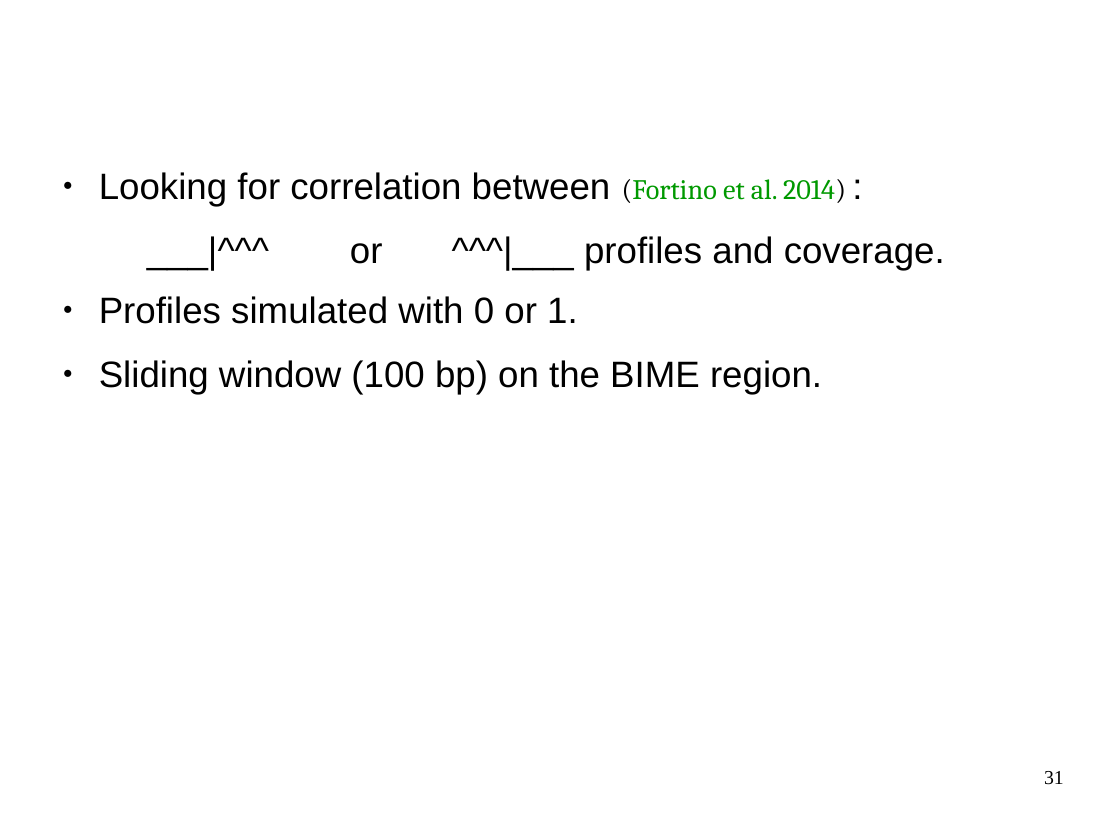
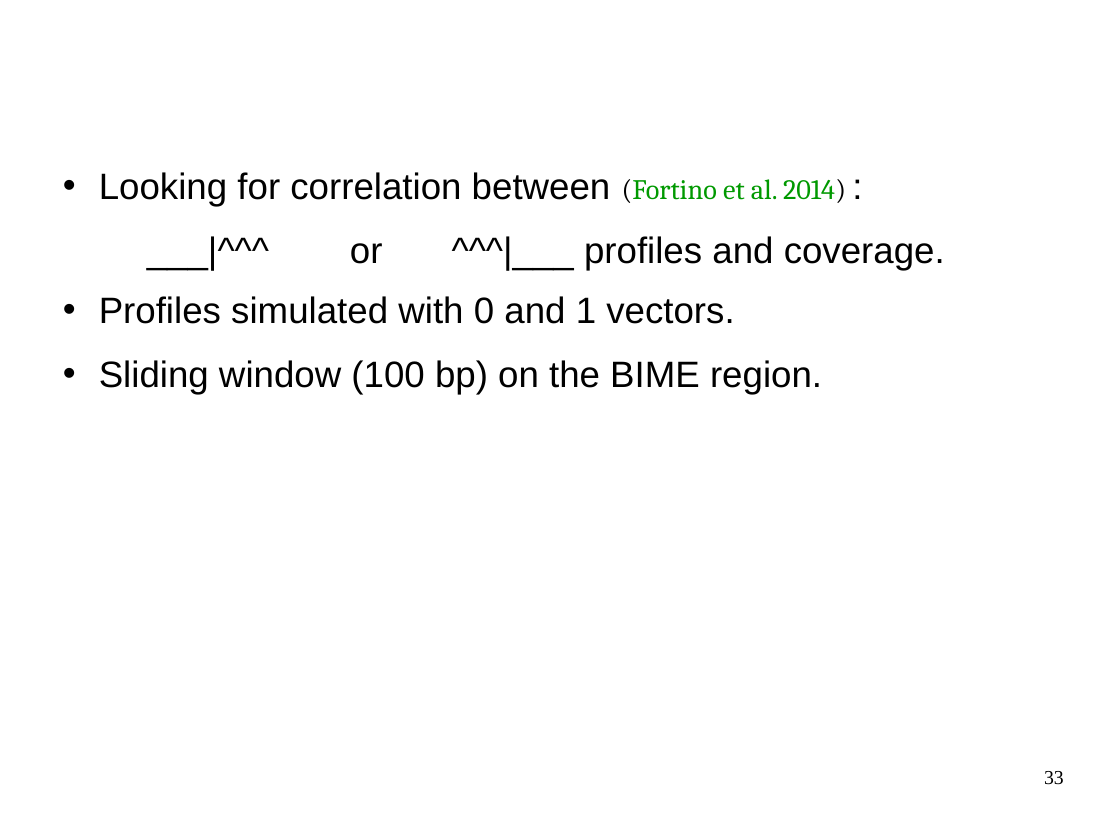
Before and after one commit to mesmeraf/stage_M2, a slide deck: slide 33 of presentations/presentation_labo_03-19.odp (slide 31 before the commit). Drawn at 1120x840 pixels with LibreOffice and Linux fonts; fonts in the diff are those of the drawing; background and template pictures are left out. Boxes give left, top, right and bottom in pixels: in the first picture for what was removed or moved away, otherwise in the second. Text is boxed around its words. In the diff, an @@ line names an element or a change of style, - is before the commit and + after.

```diff
--- a/presentations/presentation_labo_03-19.odp
+++ b/presentations/presentation_labo_03-19.odp
@@ text at (x1=99, y1=172, x2=846, y2=394): bullet ● to • @@
@@ text at (x1=99, y1=296, x2=734, y2=324): text changed @@
-● Profiles simulated with 0 or 1.
+• Profiles simulated with 0 and 1 vectors.
@@ page number at (x1=1044, y1=771, x2=1064, y2=785): text changed @@
-31
+33
```
Also in this commit, not shown: 18 other slides changed, 2 slides added, 3 other files.
